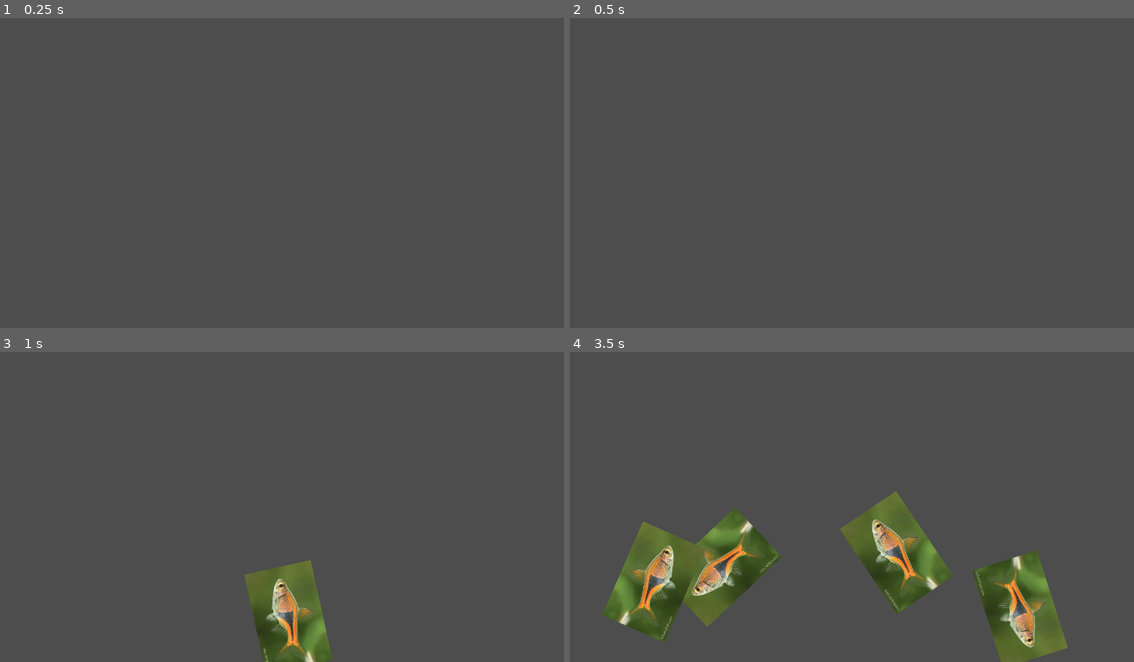
Above: before the commit, frames 1-4 (two rows, left to right).
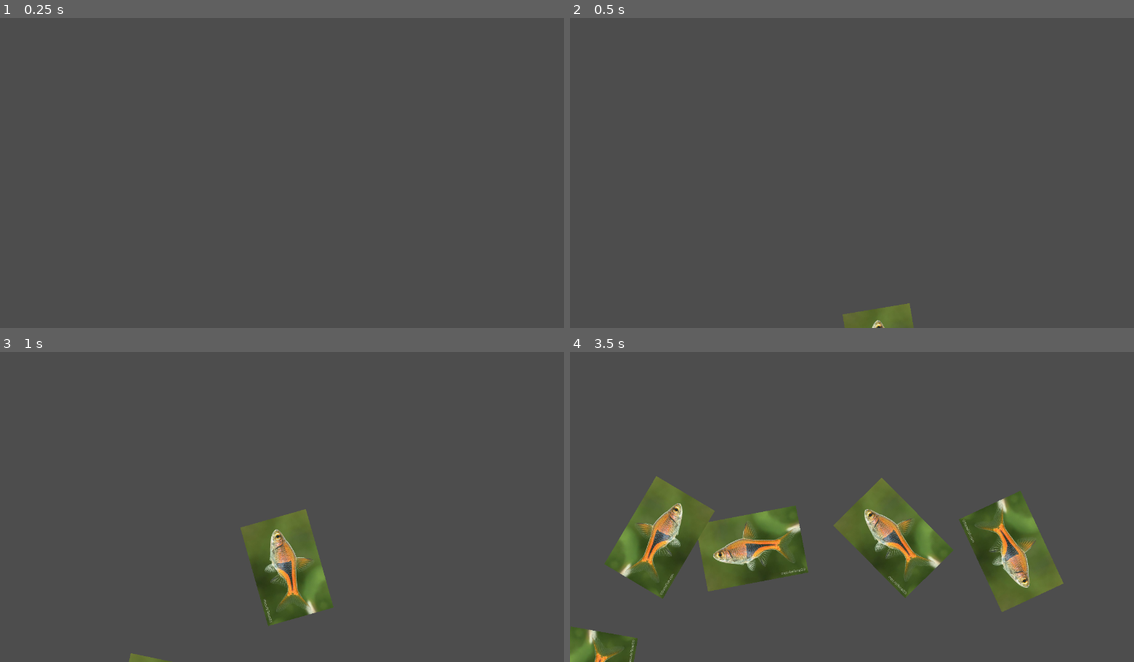
Above: after the commit, the same moments.

Repository: lolyay270/Mobile-Dev-Small
Game: Godot game, scene res://scenes/game.tscn
The game is run twice, just before and just after one commit, with the same random seed, the same clock (stepped at 60 frames per second) and the same inputs. This scene is started directly instead of the project's main scene. The engine's default icon, where the game draws it, is replaced by a stand-in: a white triangle on a blue panel in a dark square.
Inputs:
- Up to frame 1 (0.25 s): no input
- Up to frame 2 (0.5 s): no input
- Up to frame 3 (1 s): no input
- Up to frame 4 (3.5 s): no input

Frame 1 is identical in both runs. In frame 2, 0.7% of the frame differs, in the area x 48-61%, y 92-100%; in frame 3, 5.6%; in frame 4, 20%, in the area x 0-89%, y 40-100%.

Commit message:
refactor: gameMan singleton, move changePath onto Path2D

Diff:
--- a/objects/fish.tscn
+++ b/objects/fish.tscn
@@ -1,8 +1,9 @@
-[gd_scene load_steps=5 format=3 uid="uid://bsw0xxj4d5f00"]
+[gd_scene load_steps=6 format=3 uid="uid://bsw0xxj4d5f00"]
 
 [ext_resource type="Texture2D" uid="uid://dlwxtr2ykoync" path="res://assets/Harlequin Rasbora (Trigonostigma heteromorpha) - Dan's Fish.png" id="1_5c8yu"]
 [ext_resource type="Script" uid="uid://rhrsowvv8kj1" path="res://scripts/objectGravity.gd" id="1_mmmkr"]
 [ext_resource type="Script" uid="uid://bpkn8fumnnasl" path="res://scripts/objData.gd" id="1_rie47"]
+[ext_resource type="Script" uid="uid://mu6drrp7jy2a" path="res://scripts/ObjPath.gd" id="2_r0mne"]
 
 [sub_resource type="Curve2D" id="Curve2D_rie47"]
 resource_local_to_scene = true
@@ -15,8 +16,8 @@
 script = ExtResource("1_rie47")
 
 [node name="Path2D" type="Path2D" parent="."]
-position = Vector2(0, -720)
 curve = SubResource("Curve2D_rie47")
+script = ExtResource("2_r0mne")
 
 [node name="PathFollow2D" type="PathFollow2D" parent="Path2D"]
 position = Vector2(0, 900)
--- a/project.godot
+++ b/project.godot
@@ -15,6 +15,10 @@
 config/features=PackedStringArray("4.4", "Mobile")
 config/icon="res://icon.svg"
 
+[autoload]
+
+GameManager="*res://scripts/gameManager.gd"
+
 [display]
 
 window/size/viewport_width=1280
--- /dev/null
+++ b/scripts/ObjPath.gd
@@ -0,0 +1,14 @@
+extends Path2D
+
+func ChangePath(xDist: float, jumpHigh: float):
+
+	# set the positions of the 3 points relative to how much space is left on the screen
+	curve.set_point_position(0, Vector2(0, position.y))
+
+	curve.set_point_position(1, Vector2(xDist / 2, jumpHigh - 720))
+	curve.set_point_in(1,  Vector2(xDist / 2 * -0.75, 0))
+	curve.set_point_out(1, Vector2(xDist / 2 * 0.75, 0))
+
+	curve.set_point_position(2, Vector2(xDist, position.y))
+
+	#print(str(curve.get_point_position(0)) + " - " + str(curve.get_point_position(1)) + " - " + str(curve.get_point_position(2)))
--- a/scripts/gameManager.gd
+++ b/scripts/gameManager.gd
@@ -3,9 +3,12 @@
 var isPlaying: bool = true
 @export var runTime: float = 0
 
-# Called when the node enters the scene tree for the first time.
-func _ready() -> void:
-	pass # Replace with function body.
+enum ObjectTypes {
+	Bomb,
+	Rasbora,
+	Gourami,
+	Tetra
+}
 
 
 # Called every frame. 'delta' is the elapsed time since the previous frame.
--- a/scripts/objData.gd
+++ b/scripts/objData.gd
@@ -1,23 +1,5 @@
 extends Node2D
 
-enum ObjTypes {
-	Bomb,
-	Rasbora,
-	Gourami,
-	Tetra
-}
+@export var isLeftSpawn: bool = true
 
-@export var isLeftSpawn: bool = true
-@export var type: String
-@onready var curve: Curve2D = self.get_child(0).curve
-
-func ChangePath(xDist: float, jumpHigh: float):
-
-	# set the positions of the 3 points relative to how much space is left on the screen
-	curve.set_point_position(0, Vector2(0, position.y))
-
-	curve.set_point_position(1, Vector2(xDist / 2, jumpHigh))
-	curve.set_point_in(1,  Vector2(xDist / 2 * -0.75, 0))
-	curve.set_point_out(1, Vector2(xDist / 2 * 0.75, 0))
-
-	curve.set_point_position(2, Vector2(xDist, position.y))
+var type: GameManager.ObjectTypes = GameManager.ObjectTypes.Rasbora
--- a/scripts/objectGravity.gd
+++ b/scripts/objectGravity.gd
@@ -2,17 +2,14 @@
 
 @export var move: bool = false
 @export var speed: int = 700
-@export var gravity: float = 2.4
+@export var gravity: float = 2.1
 
 var curSpeed
-var lowestSpeed
-var startSpeed
 
 func Start() -> void:
 	if gravity == 0:
 		push_error("gravity should not be 0")
 		curSpeed = speed
-		startSpeed = speed
 
 	else:
 		#programmatically get a good speed to slow down near the middle, but not stop
@@ -20,15 +17,7 @@
 		var pathLength = path.curve.get_baked_length()
 		var half = pathLength / 2
 		var frames = half / gravity #frames until 0 speed
-		startSpeed = frames * gravity * 0.7 #new max speed so it slows down at a constant since gravity is constant
-		curSpeed = startSpeed
-
-		#print("path length = " + str(pathLength))
-		#print("1/2 length = " + str(half))
-		#print("frames until 0 speed = " + str(frames))
-		#print("new speed = " + str(newSpeed))
-
-	lowestSpeed = curSpeed
+		curSpeed = frames * gravity * 0.7 #new max speed so it slows down at a constant since gravity is constant
 
 	move = true
 
@@ -39,9 +28,6 @@
 			push_error("TOO MUCH GRAVITY ON FISH")
 			curSpeed = speed
 
-		if (curSpeed < lowestSpeed):
-			lowestSpeed = curSpeed
-
 		# reduce speed as gravity
 		if (progress_ratio < 0.5):
 			curSpeed -= gravity
@@ -50,9 +36,8 @@
 		elif (progress_ratio < 1):
 			curSpeed += gravity
 
-	# progress_ratio = 1 = complete
+		# progress_ratio = 1 = complete
 		else:
-			#print("fastest = " + str(startSpeed) + "slowest = " + str(lowestSpeed))
 			$"../..".queue_free() #despawn the whole fish object
 
 		progress += delta * curSpeed
--- a/scripts/spawner.gd
+++ b/scripts/spawner.gd
@@ -1,3 +1,9 @@
+"""
+This script manages spawning an object at random intervals
+What type, spawn location, and path each object has
+"""
+
+
 extends Node
 
 @onready var viewportSize = get_viewport().size
@@ -15,6 +21,9 @@
 var jumpHeightMax: float # how much of the screen height the fish is allowed to jump
 var minDistances: Vector2 # percent of screen that is minimum distances traveled
 
+const bombChance: float = 0.1 # chance of bomb spawning
+#const
+
 var delay: float
 var lastSpawn: float = 0
 
@@ -28,6 +37,7 @@
 	jumpHeightMax = ySpawnPos * topScreenPadding
 	minDistances = Vector2(0.4 * viewportSize.x, viewportSize.y - (0.4 * ySpawnPos)) #top of screen is 0, bottom is 720
 
+	print(str(jumpHeightMax) + " " + str(minDistances.y))
 
 # Called every frame. 'delta' is the elapsed time since the previous frame.
 func _process(delta: float) -> void:
@@ -38,10 +48,11 @@
 		var path: Path2D = fish.get_child(0)
 		var pathFollow: PathFollow2D = path.get_child(0)
 
-		add_child(fish)
+		self.add_child(fish)
 
 		ChangeFishSpawn(fish)
 		ChangeFishEnd(fish, path)
+		RandomType(fish)
 
 		pathFollow.Start()
 
@@ -85,7 +96,12 @@
 	var xDist = randf_range(xMinDist, xMaxDist)
 	var yDist = randf_range(minDistances.y, jumpHeightMax)
 
-	fish.ChangePath(xDist, yDist)
+	path.ChangePath(xDist, yDist)
+
+func RandomType(fish: Node2D):
+	var rand = randf()
+	#if rand <
+	#fish.type = rand
 
 func SetRandomDelay() -> void:
 	delay = randf_range(minTime, maxTime)
Not shown, added: scripts/ObjPath.gd.uid
